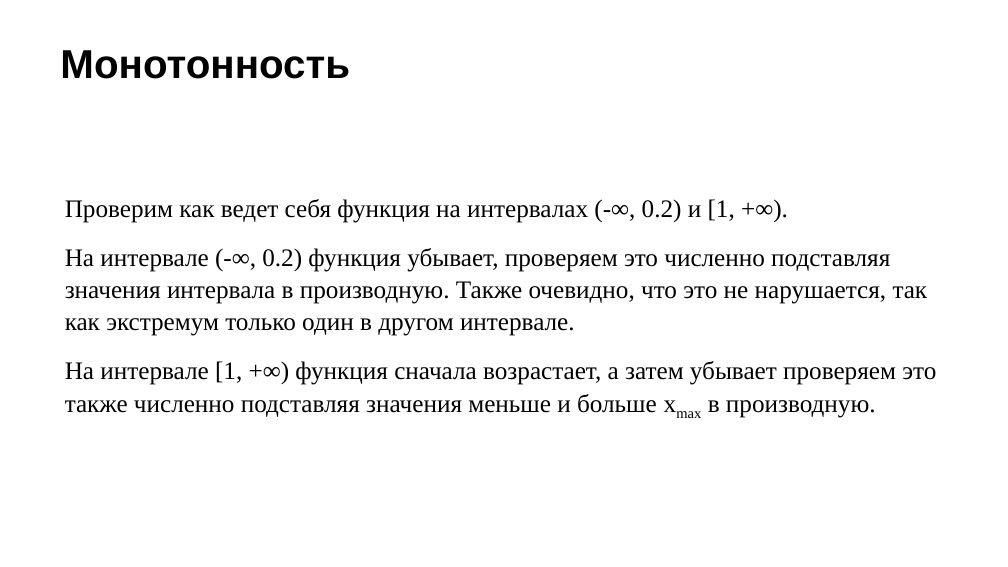
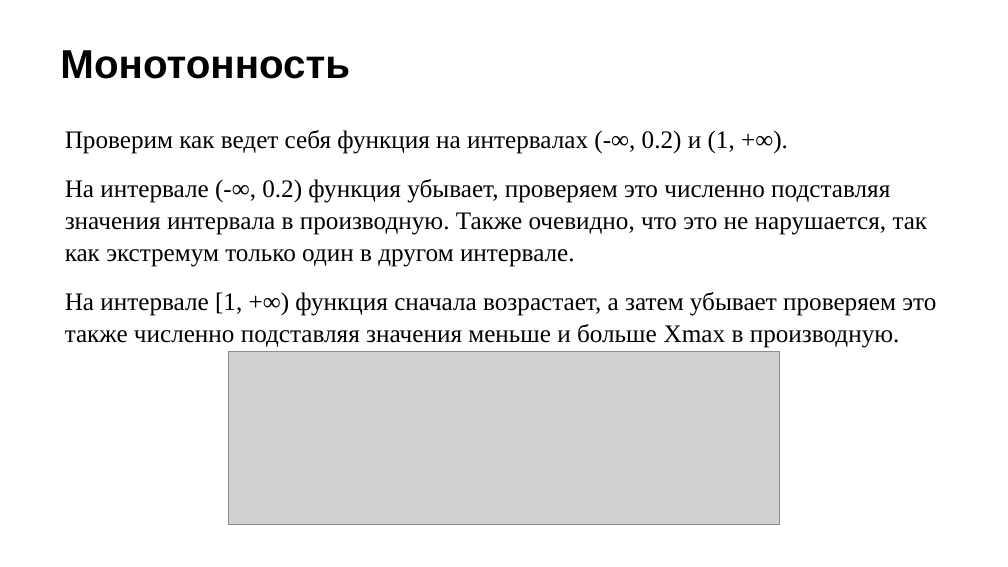
Before and after one commit to Miwm64/itmo_cse, a slide deck: slide 29 of math_analysis/матан_проект_в4.pptx (slide 22 before the commit). Drawn at 1008x567 pixels with LibreOffice and Linux fonts; fonts in the diff are those of the drawing; grey boxes stand for pictures; background and template pictures are left out. Boxes give left, top, right and bottom in pixels: in the first picture for what was removed or moved away, otherwise in the second. Text is boxed around its words. In the diff, an @@ line names an element or a change of style, - is before the commit and + after.

```diff
--- a/math_analysis/матан_проект_в4.pptx
+++ b/math_analysis/матан_проект_в4.pptx
@@ text "Проверим как ведет себя функция ...": place and size @@
-text "Проверим как ведет себя функция ..." at <box>65,199,936,418</box>
+text "Проверим как ведет себя функция ..." at <box>65,130,936,348</box>
@@ text at <box>65,130,735,154</box>: text changed @@
-Проверим как ведет себя функция на интервалах (-∞, 0.2) и [1, +∞).
+Проверим как ведет себя функция на интервалах (-∞, 0.2) и (1, +∞).
@@ text at <box>65,292,936,348</box>: text changed @@
-На интервале [1, +∞) функция сначала возрастает, а затем убывает проверяем это также численно подставляя значения меньше и больше xmax в производную.
+На интервале [1, +∞) функция сначала возрастает, а затем убывает проверяем это также численно подставляя значения меньше и больше Xmax в производную.
@@ picture added at <box>229,351,780,524</box> @@
```
Also in this commit, not shown: 6 other slides changed, 12 slides added, 7 slides removed.
